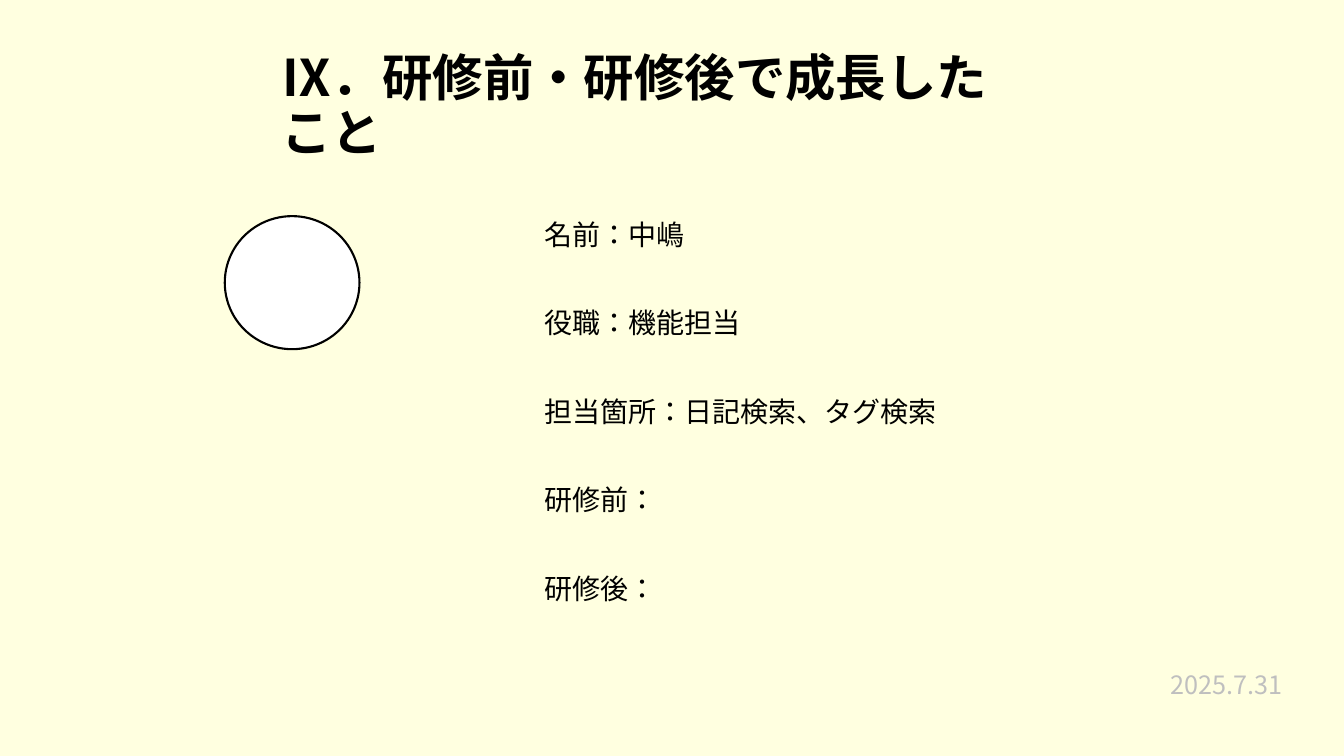
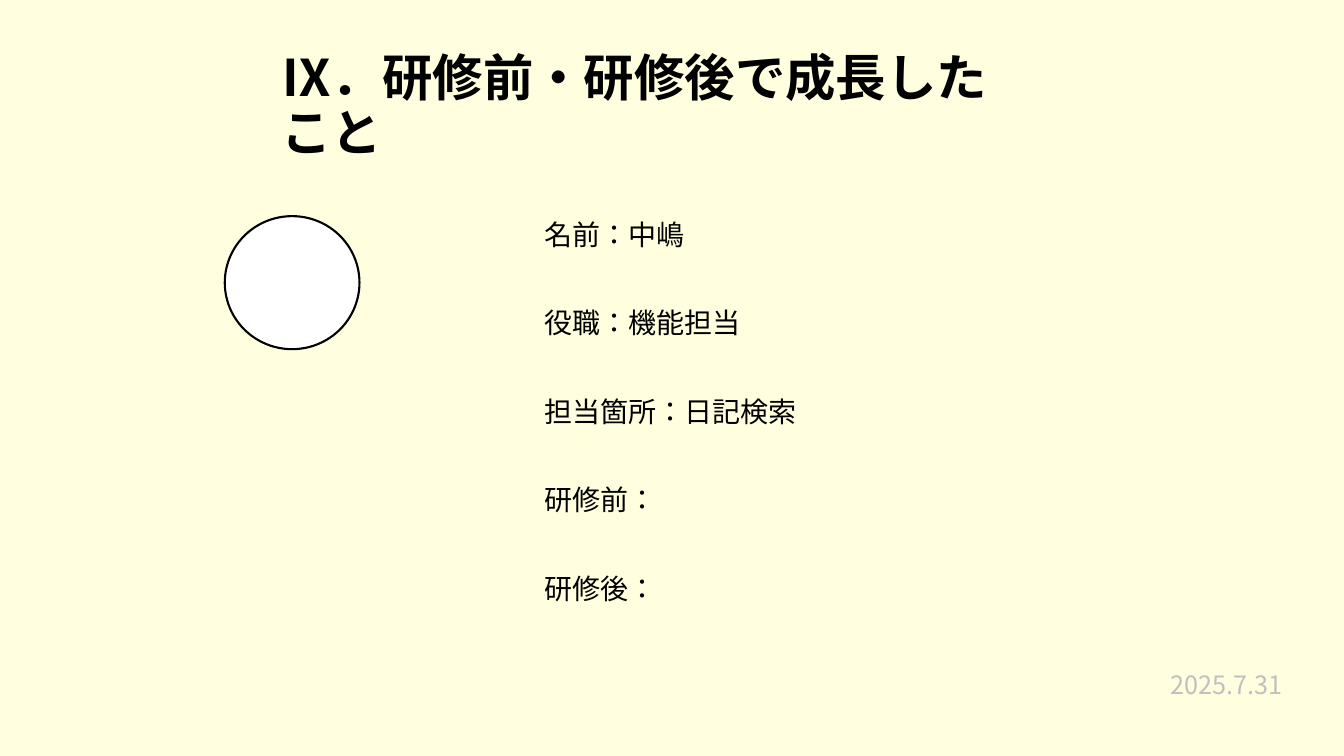
Before and after one commit to plusdojo2025/a2-7, a slide deck: slide 21 of 発表準備/7月成果発表会.pptx. Drawn at 1344x756 pixels with LibreOffice and Linux fonts; fonts in the diff are those of the drawing. Boxes give left, top, right and bottom in pixels: in the first picture for what was removed or moved away, otherwise in the second. Text is boxed around its words. In the diff, an @@ line names an element or a change of style, - is before the commit and + after.

```diff
--- a/発表準備/7月成果発表会.pptx
+++ b/発表準備/7月成果発表会.pptx
@@ text at [544,398,796,425]: text changed @@
-担当箇所：日記検索、タグ検索
+担当箇所：日記検索
```
Also in this commit, not shown: 1 other slide changed.
